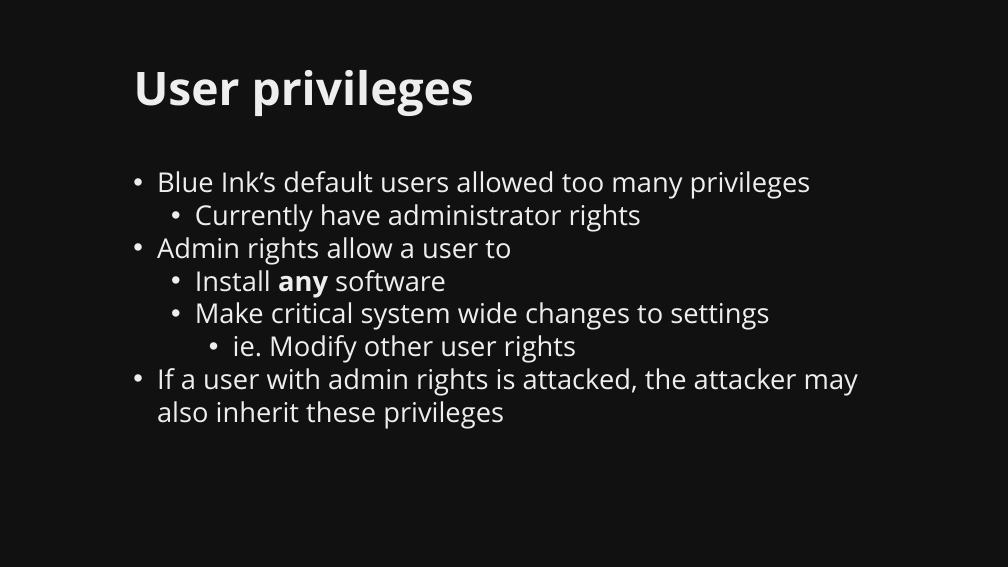
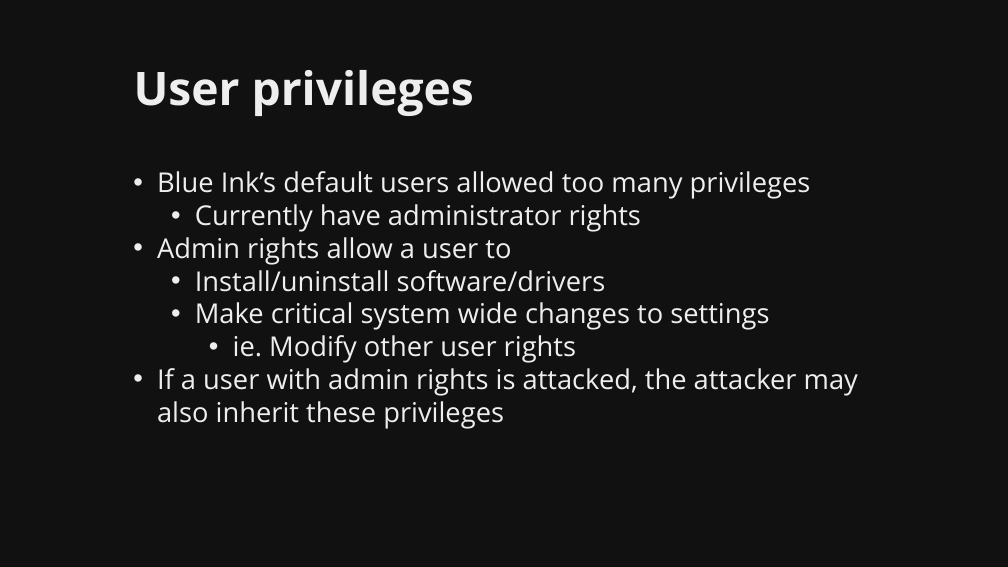
Before and after one commit to martymcflywa/ecu, a slide deck: slide 55 of year_1/sem_2/CSI1101_computer_security/0b_assignment_2_[22MAY15_0900]/dev/CSI1101_PONCE_A2_v01.pptx. Drawn at 1008x567 pixels with LibreOffice and Linux fonts; fonts in the diff are those of the drawing. Boxes give left, top, right and bottom in pixels: in the first picture for what was removed or moved away, otherwise in the second. Text is boxed around its words. In the diff, an @@ line names an element or a change of style, - is before the commit and + after.

```diff
--- a/year_1/sem_2/CSI1101_computer_security/0b_assignment_2_[22MAY15_0900]/dev/CSI1101_PONCE_A2_v01.pptx
+++ b/year_1/sem_2/CSI1101_computer_security/0b_assignment_2_[22MAY15_0900]/dev/CSI1101_PONCE_A2_v01.pptx
@@ text at [195,270,606,292]: text changed @@
-  • Install any software
+  • Install/uninstall software/drivers
```
Also in this commit, not shown: 3 slides added, 1 other file.
